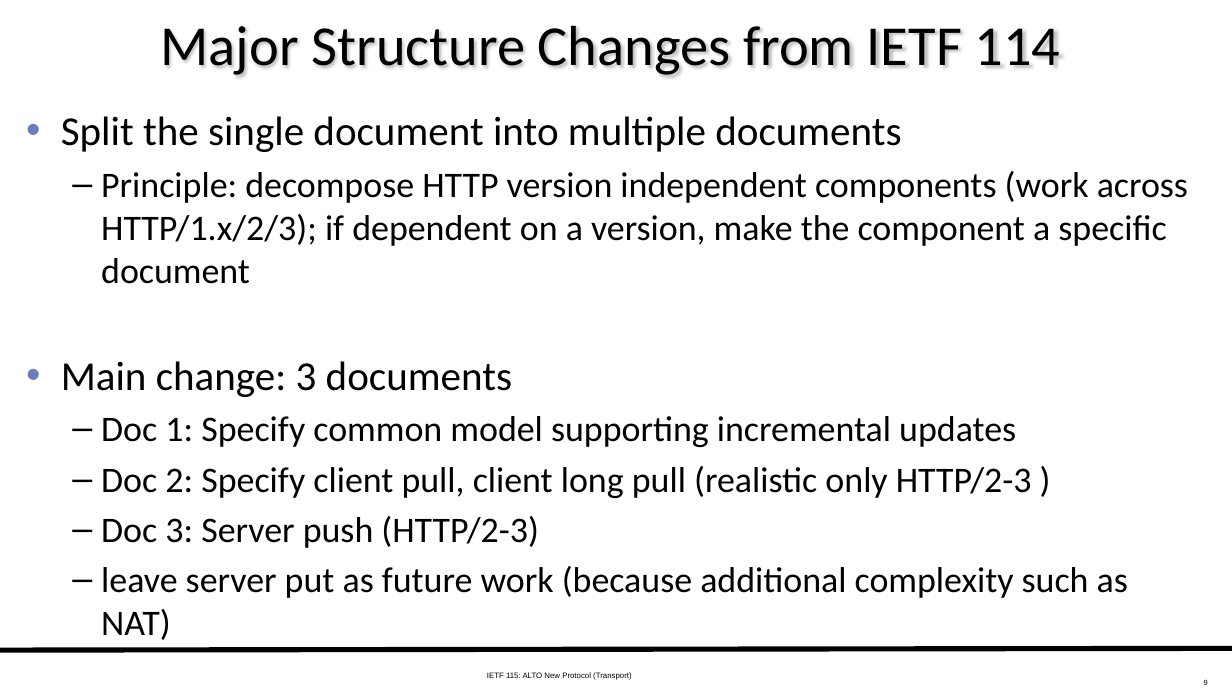
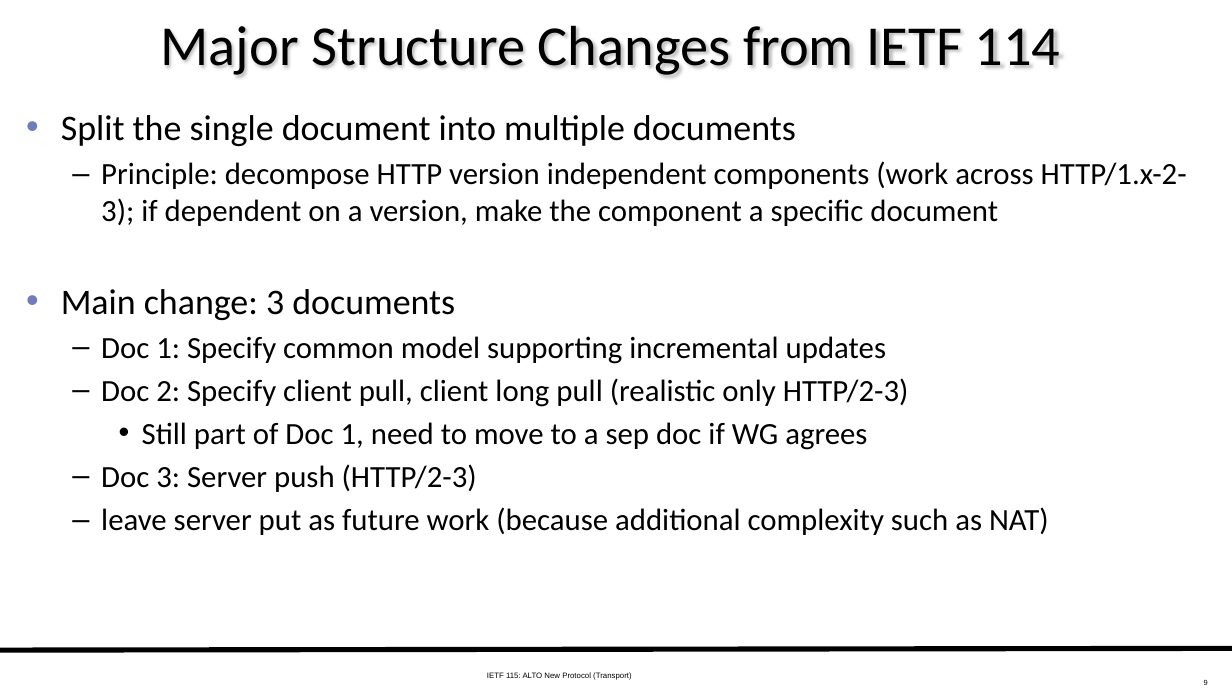
Before and after one commit to ietf-wg-alto/wg-materials, a slide deck: slide 9 of meetings-ietf/ietf-115/slides-115-alto-transport-11-11-working-11-09.pptx. Drawn at 1232x693 pixels with LibreOffice and Linux fonts; fonts in the diff are those of the drawing. Boxes give left, top, right and bottom in pixels: in the first picture for what was removed or moved away, otherwise in the second. Text is boxed around its words. In the diff, an @@ line names an element or a change of style, - is before the commit and + after.

Commit message:
add slides

```diff
--- a/meetings-ietf/ietf-115/slides-115-alto-transport-11-11-working-11-09.pptx
+++ b/meetings-ietf/ietf-115/slides-115-alto-transport-11-11-working-11-09.pptx
@@ text at <box>61,115,1049,535</box>: size 32 to 28 pt in "Split the single document into multiple documents", "Main change: 3 documents"; size 28 to 24 pt in "Doc 1: Specify common model supporting incremental ...", "Doc 3: Server push (HTTP/2-3)", "leave server put as future work (because ..." @@
@@ text at <box>101,161,1187,226</box>: text changed; size 28 to 24 pt @@
-  – Principle: decompose HTTP version independent components (work across HTTP/1.x/2/3); if dependent on a version, make the component a specific document
+  – Principle: decompose HTTP version independent components (work across HTTP/1.x-2-3); if dependent on a version, make the component a specific document
@@ text at <box>101,378,909,450</box>: text changed; size 28 to 24 pt @@
-  – Doc 2: Specify client pull, client long pull (realistic only HTTP/2-3 )
+  – Doc 2: Specify client pull, client long pull (realistic only HTTP/2-3)
+    • Still part of Doc 1, need to move to a sep doc if WG agrees
```
Also in this commit, not shown: 8 other slides changed.
